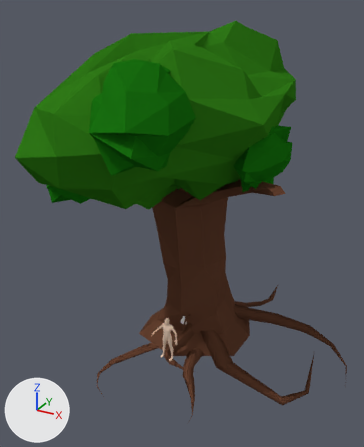
What one commit did to the Blender file Amelia Blume/Assets/Meshes/hotw_v2.blend.
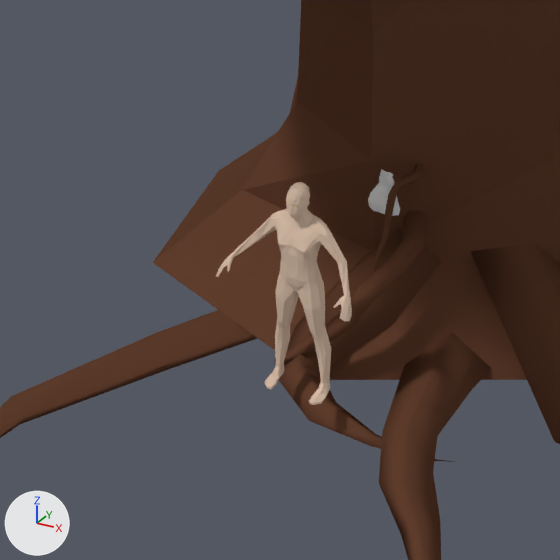
There are two pictures of each version: one whole from a camera (50 mm lens) standing at (30.8, -55.1, 46.5) and looking at (-0.6, 1.9, 18.0), one close up on the part from 30% to 60% of the width and 63% to 87% of the height. Arrows for +X, +Y and +Z are at lower left; the lights stay in place.

Names of what the first close-up shows: 'Cube.001', 'python_hotw_makehuman-proxy741', 'root.000', 'root.001', 'root.002', 'root.003', 'root.004', 'root.006', 'trunk'.
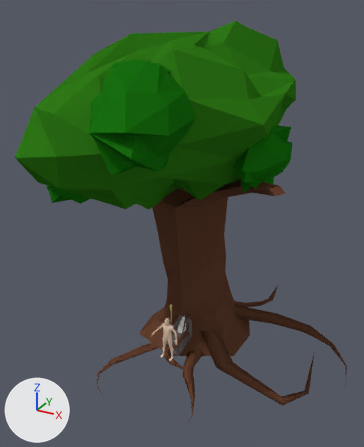
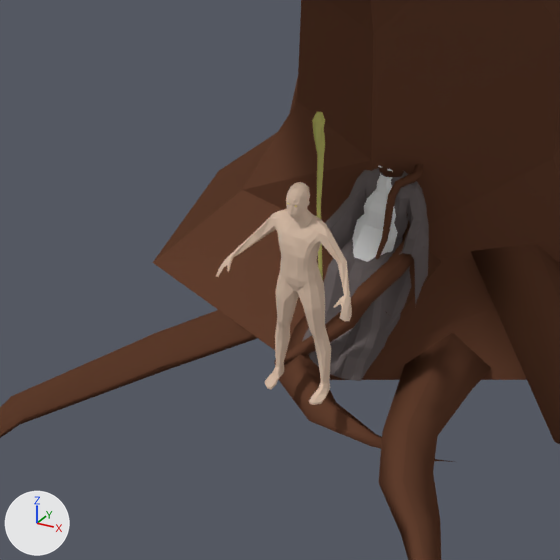
Pixel boxes [x1, y1, x2, y2] of what changed, in the close-ups (560 x 560 px):
'Robe', added: after [302, 168, 429, 381]
'Beard', added: after [352, 175, 398, 262]
'Cylinder', added (yellow): after [312, 111, 325, 280]
'Cube.001', reshaped, moved, turned, rescaled (not visible afterwards): before [368, 171, 400, 216]

The edits, one by one:
Material 'Material' (mat_material) is new.
Its base color is (0.152, 0.128, 0.128) (dark grey #6d6464).
Material 'Staff' (mat_staff) is new.
Its base color is (0.528, 0.504, 0.147) (yellow #c0bc6b).
me_cube_003 is used by ob_cube_001; location (0.16, 1.15, 3.16); rotation (0.278, 0.0755, -0.0536), in degrees (16, 4.3, -3.1); scale (0.0705, 0.0705, 0.0705).
me_cube_003 had 56 vertices, 54 faces and spanned x -7.2..7.6, y -7.3..1.6, z -17.3..1.0.
me_cube_003 now has 28 vertices, 26 faces and spans x -5.5..0.8, y -1.0..2.1, z -3.3..1.7.
me_cube_003 part 1: the whole mesh is rebuilt.
Mesh me_cube_003_1 is new.
It has 72 vertices, 70 faces and spans x -9.3..10.0, y -19.9..1.6, z -29.2..1.3.
It uses material mat_hotw_beard_base (white #e5e5e5).
Mesh me_plane is new.
It has 314 vertices, 262 faces and spans x -7.68..1.38, y -9.5..3.8, z -11.41..3.39.
It uses material mat_material (dark grey #6d6464).
Mesh me_cylinder is new.
It has 78 vertices, 75 faces and spans x -0.7..0.06, y -0.75..0.43, z -2.53..4.0.
It uses material mat_staff (yellow #c0bc6b).
Object 'Cube.001' (ob_cube_001) moves from (0.16, 1.15, 3.16) to (0.31, 0.99, 3.47).
Object 'Cube.001' (ob_cube_001) turns from (16, 4.3, -3.1) to (0, 0, 8.7) degrees about x, y and z.
Object 'Cube.001' (ob_cube_001) is rescaled from (0.0705, 0.0705, 0.0705) to (-0.0251, 0.0251, 0.0251).
Object 'Beard' (ob_beard) is new; it shows me_cube_003_1.
Its location is (0.16, 1.05, 3.06).
Its rotation in degrees is (7.2, 3.8, -3.7).
Its scale is (0.0705, 0.0705, 0.0705).
Object 'Robe' (ob_robe) is new; it shows me_plane.
Its location is (1.17, 0.81, 1.91).
Its scale is (0.323, 0.323, 0.323).
Object 'Cylinder' (ob_cylinder) is new; it shows me_cylinder.
Its location is (-0.95, -0.04, 1.36).
